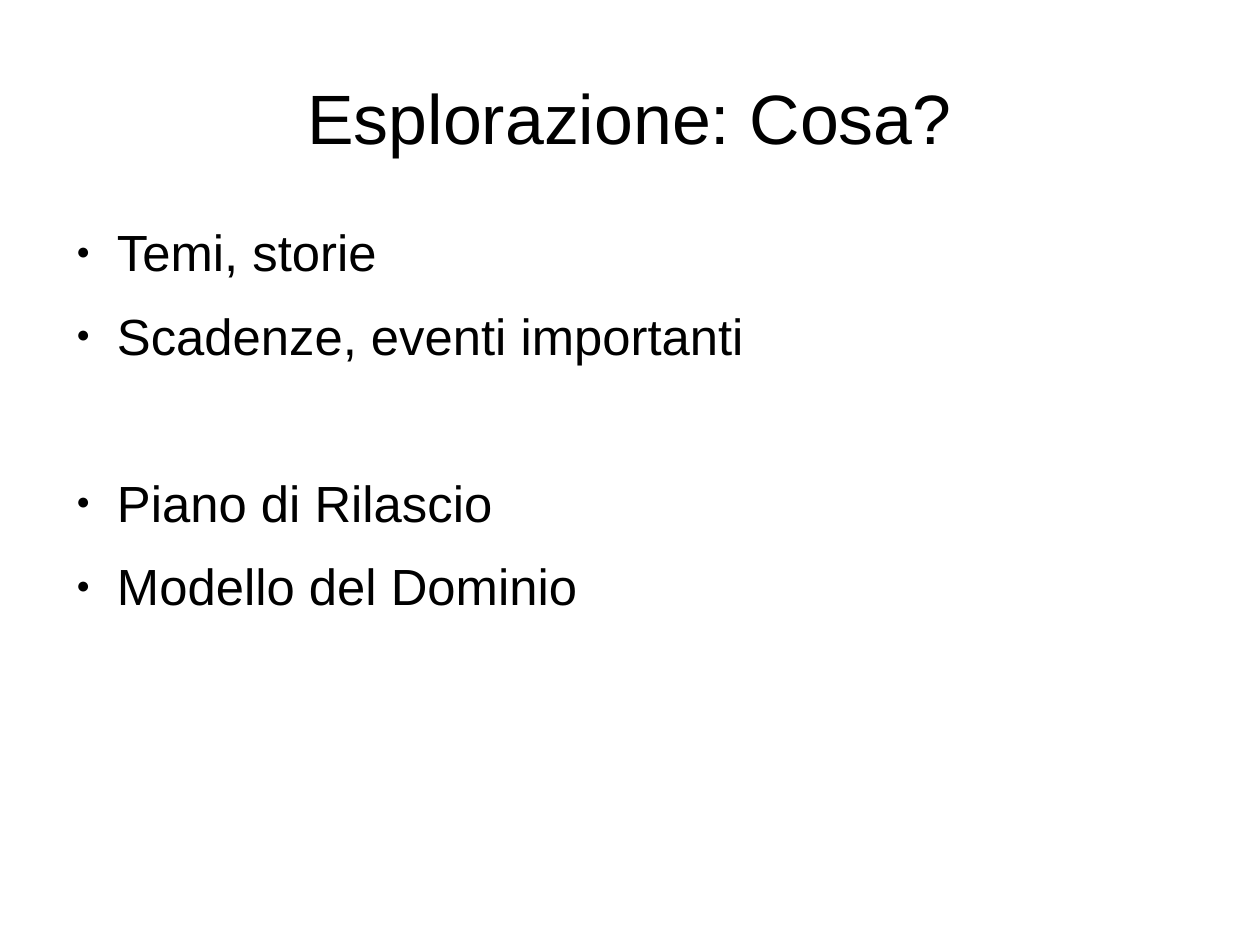
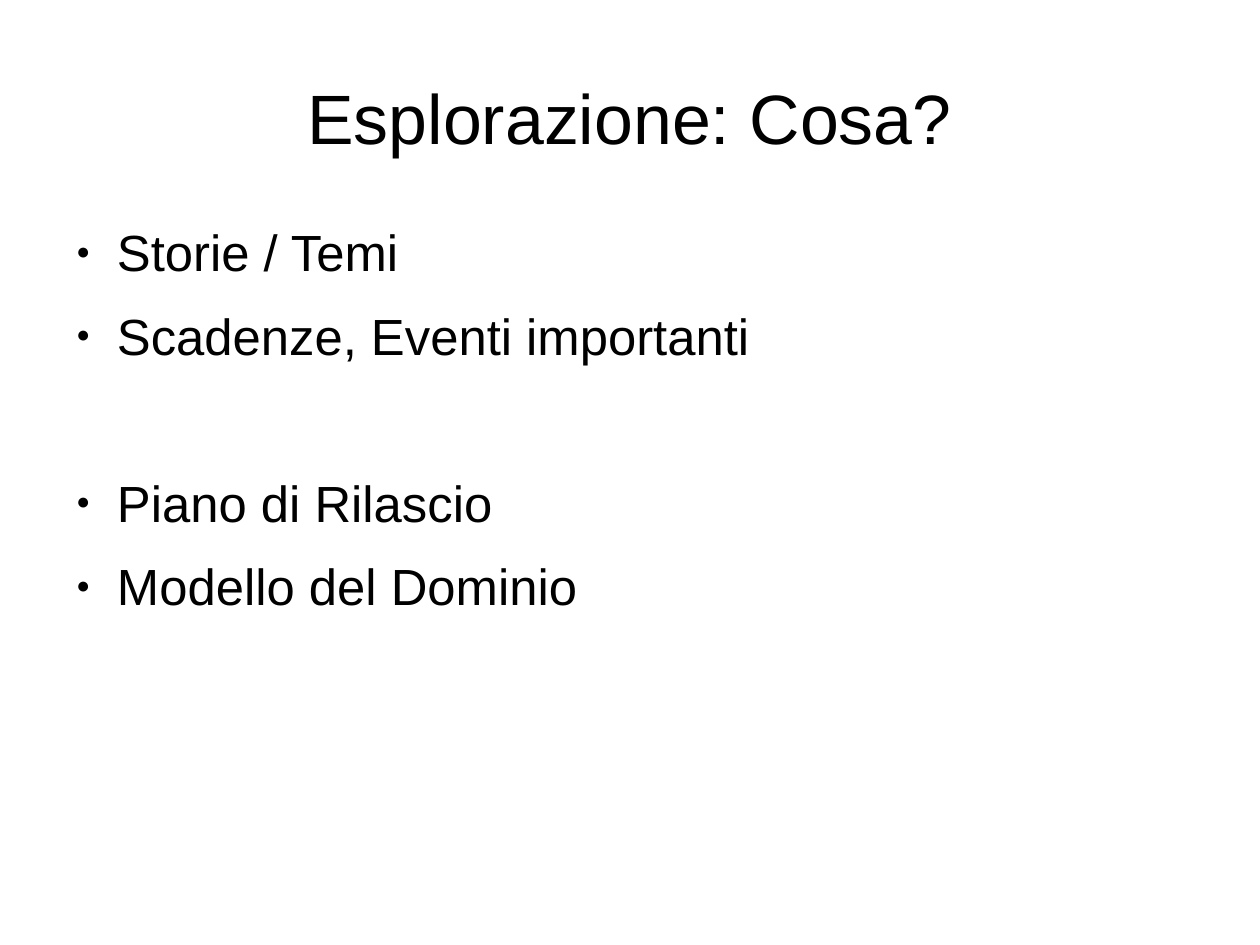
Before and after one commit to jfranzoi/my.presentations, a slide deck: slide 5 of 20121124-ExtremeProjectEvaluation/session.odp. Drawn at 1260x945 pixels with LibreOffice and Linux fonts; fonts in the diff are those of the drawing. Boxes give left, top, right and bottom in pixels: in the first picture for what was removed or moved away, otherwise in the second. Text is boxed around its words. In the diff, an @@ line names an element or a change of style, - is before the commit and + after.

```diff
--- a/20121124-ExtremeProjectEvaluation/session.odp
+++ b/20121124-ExtremeProjectEvaluation/session.odp
@@ text at [117, 234, 749, 365]: text changed @@
-● Temi, storie
-● Scadenze, eventi importanti
+● Storie / Temi
+● Scadenze, Eventi importanti
```
Also in this commit, not shown: 5 other slides changed.
